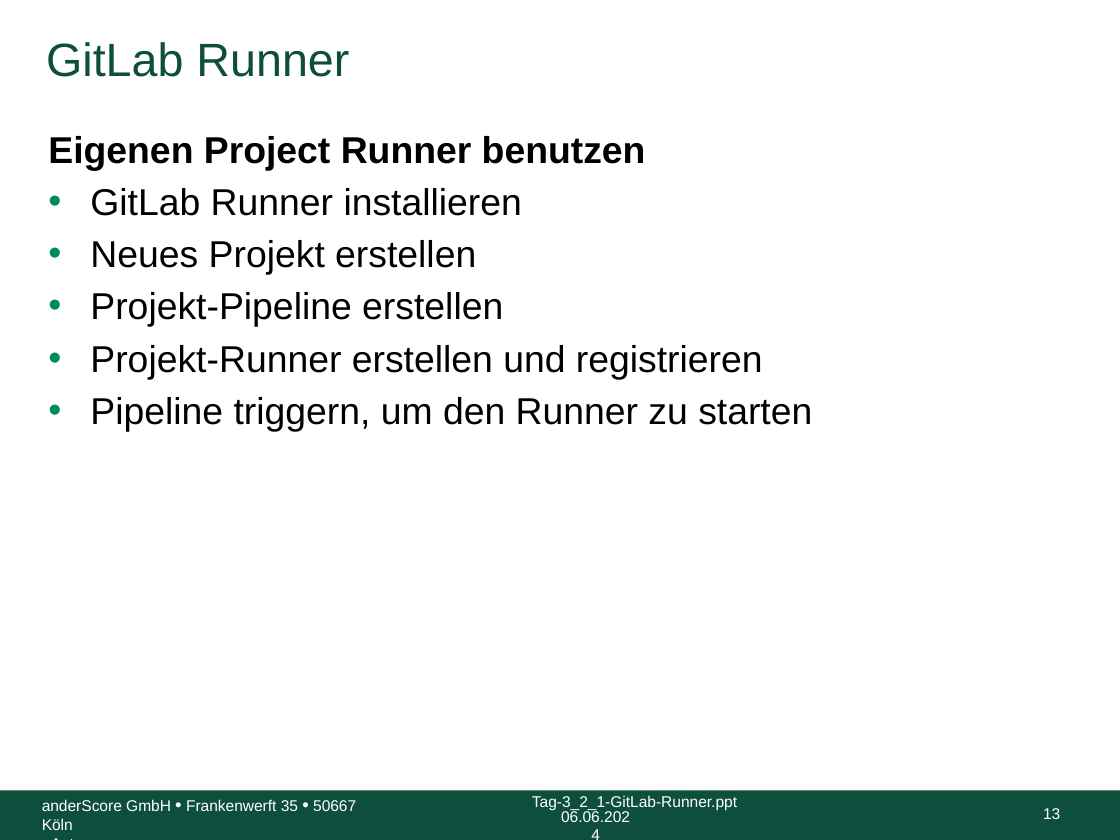
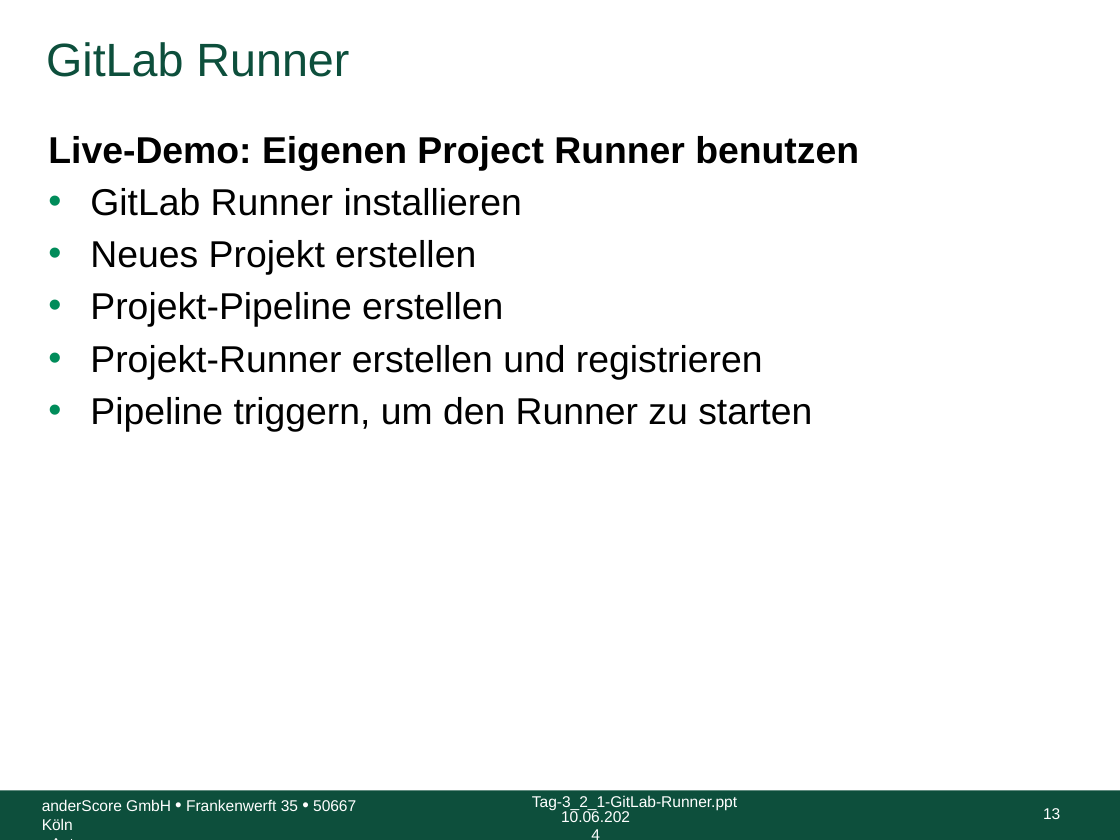
Before and after one commit to anderscore-gmbh/gitlab, a slide deck: slide 13 of slides/Tag-2_3-GitLab-Runner.pptx. Drawn at 1120x840 pixels with LibreOffice and Linux fonts; fonts in the diff are those of the drawing; background and template pictures are left out. Boxes give left, top, right and bottom in pixels: in the first picture for what was removed or moved away, otherwise in the second. Text is boxed around its words. In the diff, an @@ line names an element or a change of style, - is before the commit and + after.

Commit message:
Fix typo, Übungungsaufgaben ausformuliert

```diff
--- a/slides/Tag-2_3-GitLab-Runner.pptx
+++ b/slides/Tag-2_3-GitLab-Runner.pptx
@@ text at [48, 136, 859, 170]: text changed @@
-Eigenen Project Runner benutzen
+Live-Demo: Eigenen Project Runner benutzen
@@ text at [561, 809, 630, 822]: text changed @@
-06.06.2024
+10.06.2024
```
Also in this commit, not shown: 95 other slides changed, 3 slides added, 3 slides removed.
